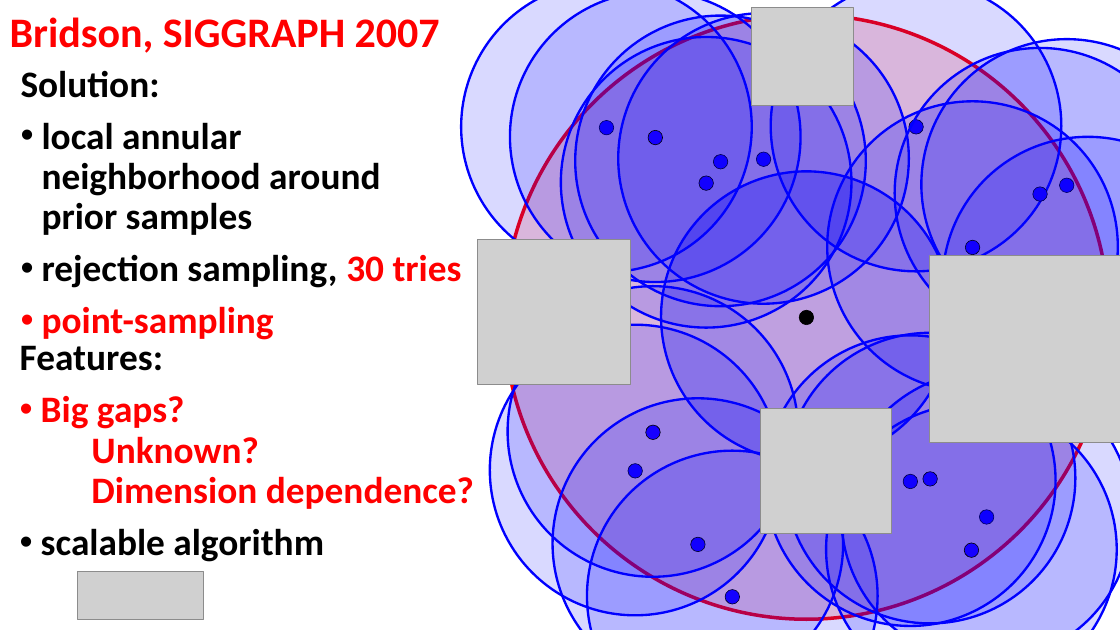
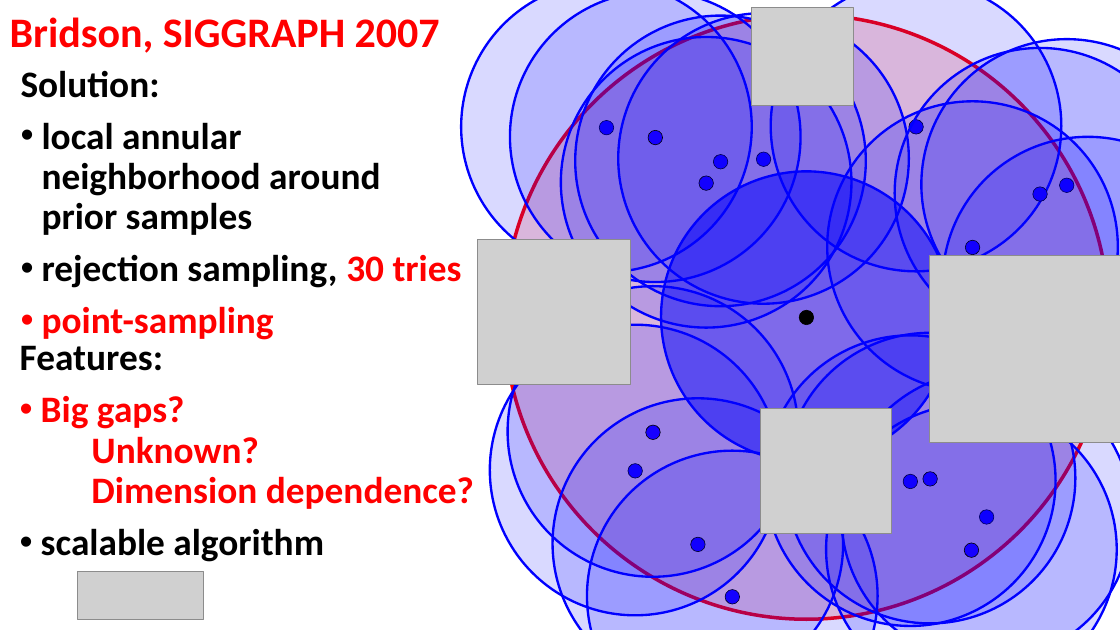
Before and after one commit to 1iyiwei/sd-tog18, a slide deck: slide 2 of fast-forward/fast-forward.pptx. Drawn at 1120x630 pixels with LibreOffice and Linux fonts; fonts in the diff are those of the drawing; grey boxes stand for pictures. Boxes give left, top, right and bottom in pixels: in the first picture for what was removed or moved away, otherwise in the second. Text is boxed around its words. In the diff, an @@ line names an element or a change of style, - is before the commit and + after.

```diff
--- a/fast-forward/fast-forward.pptx
+++ b/fast-forward/fast-forward.pptx
@@ ellipse at (661,171,952,462): fill #0000FF at 25% opacity to #0000FF at 50% opacity @@
```
Also in this commit, not shown: 2 other slides changed, 1 slide removed.
